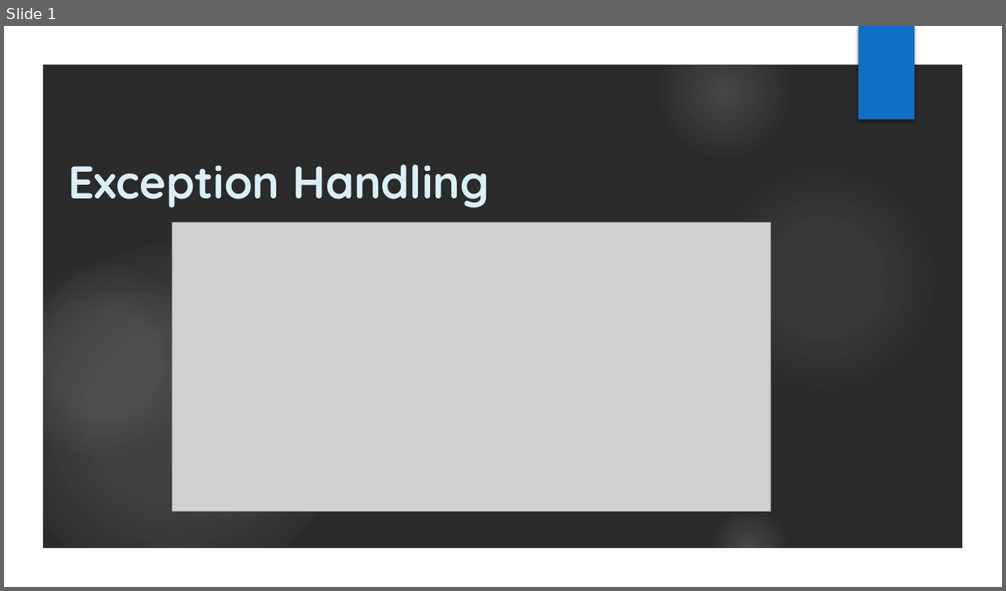
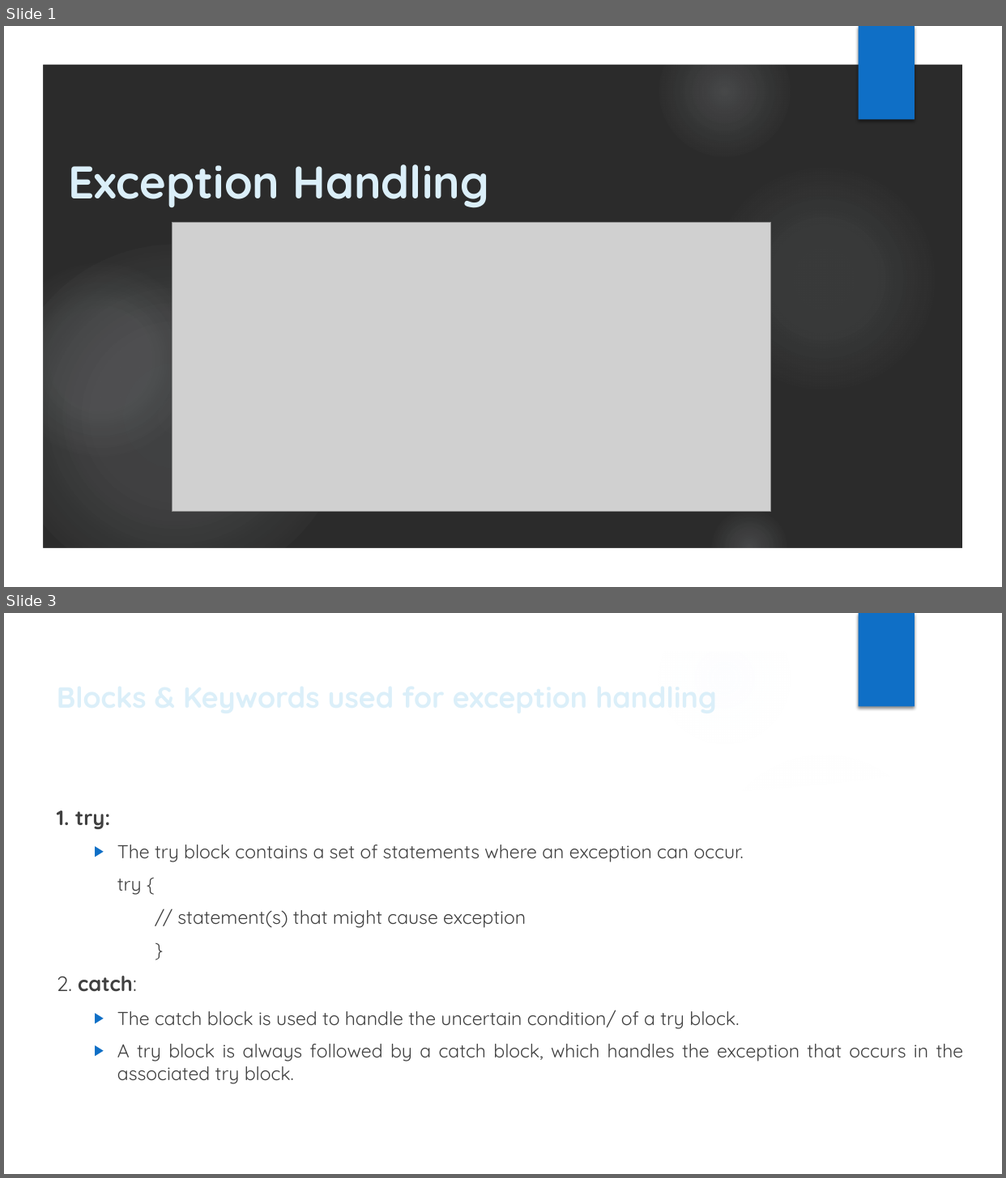
Before and after one commit to Sandesh151994/Core_Java_Notes, a slide deck: Exception_Handling.pptx. Shown one above the other, each under a label of ours: slide 1 before the commit, slides 1 and 3 after it; the slides between them are not shown. The pictures are 1006x591 and 1006x1178 pixels, drawn with LibreOffice and Linux fonts; fonts in the diff are those of the drawing; grey boxes stand for pictures; background and template pictures are left out; a plain dark background stands for a picture behind light text. Boxes give left, top, right and bottom in pixels: in the first picture for what was removed or moved away, otherwise in the second. Text is boxed around its words. In the diff, an @@ line names an element or a change of style, - is before the commit and + after.

Commit message:
Exception Handling commit

```diff
--- a/Exception_Handling.pptx
+++ b/Exception_Handling.pptx
@@ slide 3 added at <box>4,613,1002,1174</box>, background picture (left out); not listed: 7 template elements that a slide beside it also shows @@
@@ title added at <box>49,667,766,726</box>, 28 pt, text #DBEFF9, bold @@
+Blocks & Keywords used for exception handling
@@ freeform shape added at <box>698,738,971,820</box>, fill #FFFFFF at 20% opacity @@
@@ freeform shape added at <box>41,766,965,1137</box>, fill #FFFFFF @@
@@ text added at <box>57,811,964,1084</box>, 18 pt, text #404040 @@
+1. try:
+  ▶ The try block contains a set of statements where an exception can occur.
+  try {
+  // statement(s) that might cause exception
+  }
+2. catch:
+  ▶ The catch block is used to handle the uncertain condition/ of a try block.
+  ▶ A try block is always followed by a catch block, which handles the exception that occurs in the associated try block.
```
Also in this commit, not shown: 1 slide changed, 13 other slides added.
